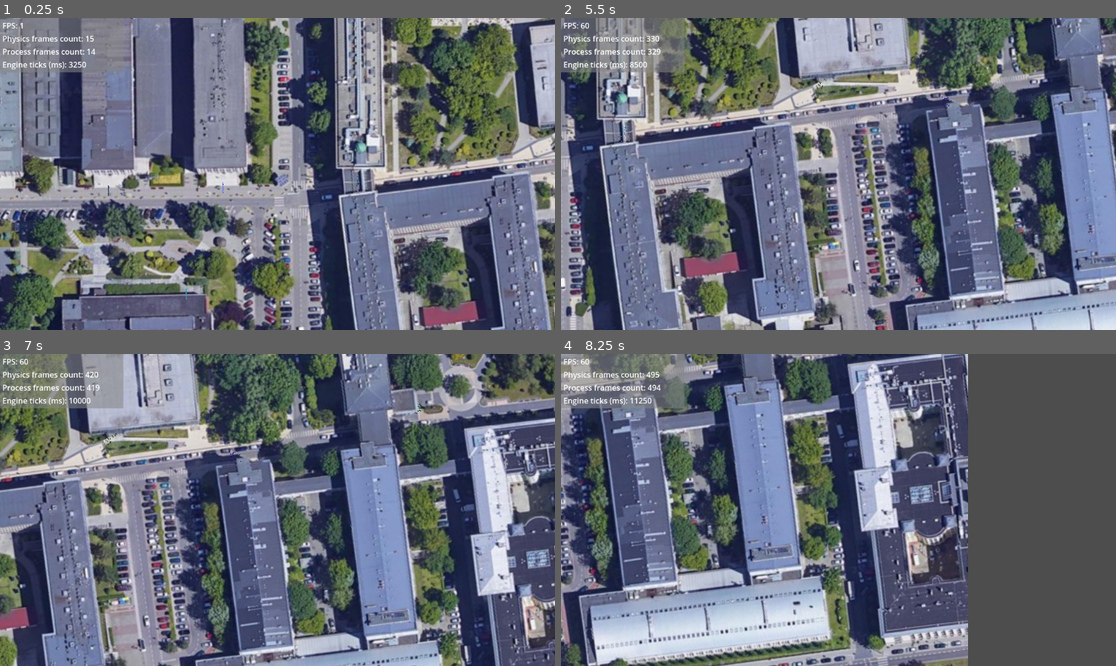
Above: before the commit, frames 1-4 (two rows, left to right).
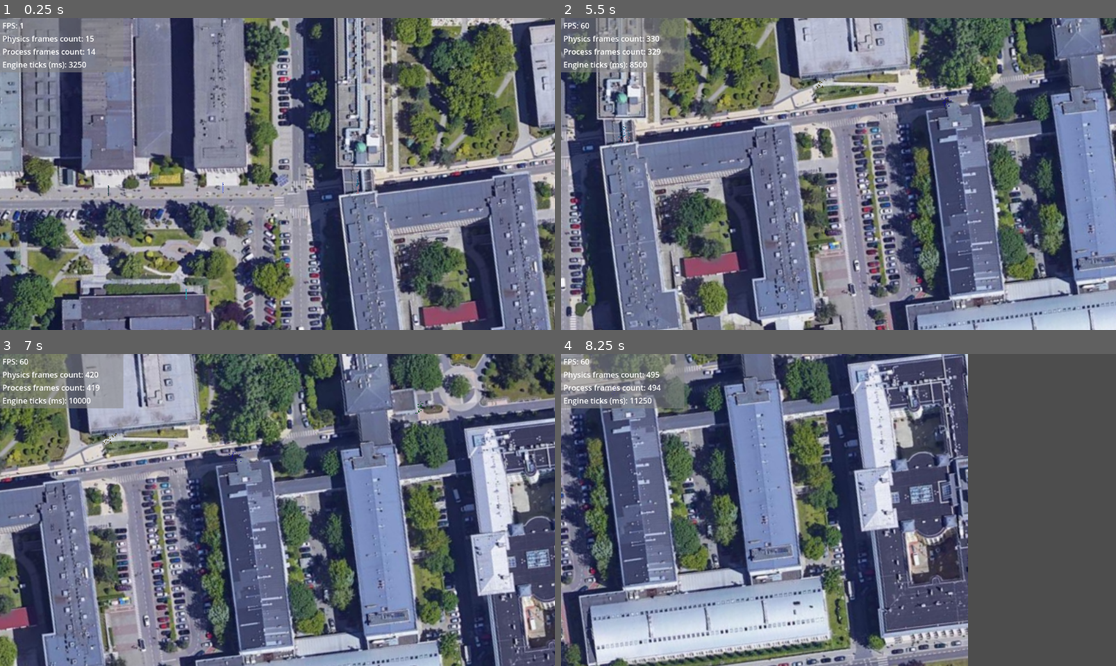
Above: after the commit, the same moments.

Repository: uknowmee/social-force
Game: Godot game, scene res://scenes/demos/go_to_library.tscn
The game is run twice, just before and just after one commit, with the same random seed, the same clock (stepped at 60 frames per second) and the same inputs.
Inputs (mouse positions are in pixels of both pictures, inside the frame that each line leads up to):
- Up to frame 1 (0.25 s): no input
- Up to frame 2 (5.5 s): tap Enter at 0.5 s; move the mouse to (810, 236) at 0.52 s; click (810, 236) at 0.67 s; drag from (1005, 220) to (672, 189) at 1.27 s; move the mouse to (672, 127) at 2.02 s; click (672, 127) at 2.17 s; drag from (866, 174) to (738, 164) at 2.77 s; move the mouse to (755, 96) at 3.52 s; click (755, 96) at 3.67 s; drag from (960, 158) to (871, 108) at 4.27 s; move the mouse to (727, 189) at 5.02 s; click (727, 189) at 5.17 s
- Up to frame 3 (7 s): drag from (333, 441) to (55, 475) at 5.77 s; move the mouse to (249, 572) at 6.52 s; click (249, 572) at 6.67 s
- Up to frame 4 (8.25 s): tap Space at 7.25 s; drag from (1005, 556) to (677, 438) at 7.27 s; move the mouse to (672, 463) at 8.02 s; click (672, 463) at 8.17 s

The runs differ from the first frame. In frame 2, less than 0.1% of the frame differs, in the area x 10-71%, y 20-41%; in frame 3, less than 0.1%; in frame 4, less than 0.1%.

Commit message:
less raycasts

Diff:
--- a/agh_simulation/scenes/agent/agent_v2.gd
+++ b/agh_simulation/scenes/agent/agent_v2.gd
@@ -7,7 +7,7 @@
 @export var maximumVelocity := 70.0
 @export var weight := 1.0
 @export var maximumRaycastAngle := 180
-@export var raycastPlacementDensity := 25
+@export var raycastPlacementDensity := 35
 @export var raycastDistance := 150
 @export var relaxationTime := 1.5
 @export var rotationSpeed := 0.1
--- a/agh_simulation/scenes/agent_spawner/agent_spawner_v2.gd
+++ b/agh_simulation/scenes/agent_spawner/agent_spawner_v2.gd
@@ -16,7 +16,7 @@
 @export var randomize_rotation_speed := 0.02
 
 @export var agent_maximum_raycast_angle := 180
-@export var agent_raycast_placement_density := 25
+@export var agent_raycast_placement_density := 35
 
 @onready var agentContainer := $"../"
 @onready var collisionShape: CollisionShape2D = get_node("CollisionShape2D")
